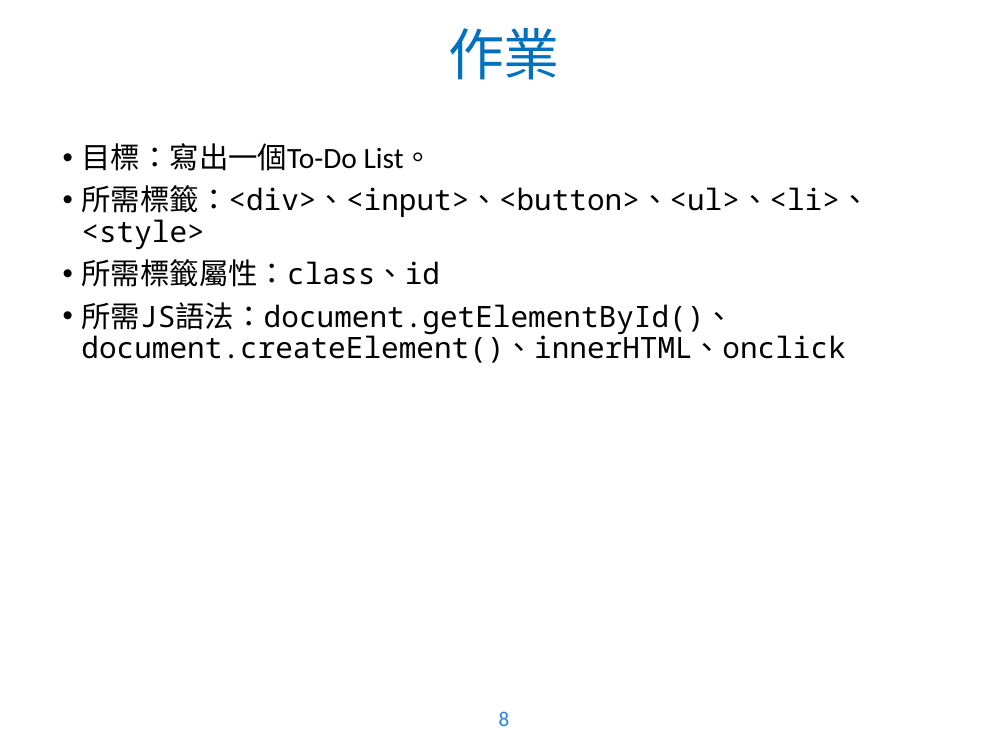
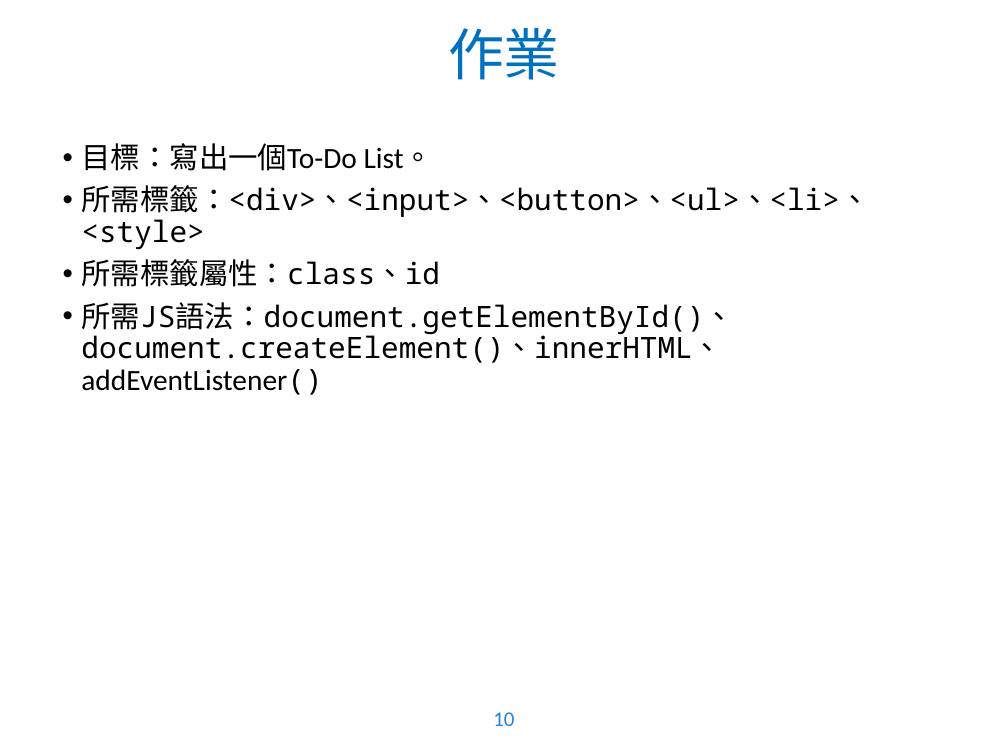
Before and after one commit to WaRTanKE7/WebClubData, a slide deck: slide 10 of 教學簡報/JavaScript - 2.pptx (slide 8 before the commit). Drawn at 1008x756 pixels with LibreOffice and Linux fonts; fonts in the diff are those of the drawing; background and template pictures are left out. Boxes give left, top, right and bottom in pixels: in the first picture for what was removed or moved away, otherwise in the second. Text is boxed around its words. In the diff, an @@ line names an element or a change of style, - is before the commit and + after.

```diff
--- a/教學簡報/JavaScript - 2.pptx
+++ b/教學簡報/JavaScript - 2.pptx
@@ text at (81, 302, 734, 395): text changed @@
-• 所需JS語法：document.getElementById()、document.createElement()、innerHTML、onclick
+• 所需JS語法：document.getElementById()、document.createElement()、innerHTML、addEventListener()
@@ page number at (493, 712, 514, 726): text changed @@
-8
+10
```
Also in this commit, not shown: 5 other slides changed, 2 slides added, 1 other file.
